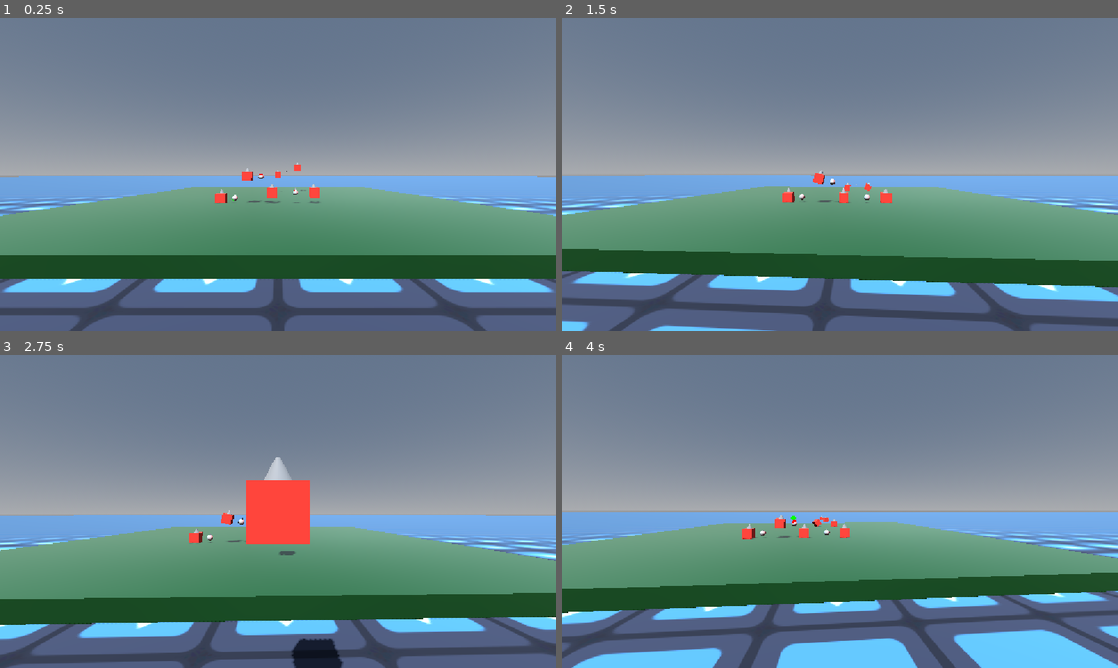
Above: before the commit, frames 1-4 (two rows, left to right).
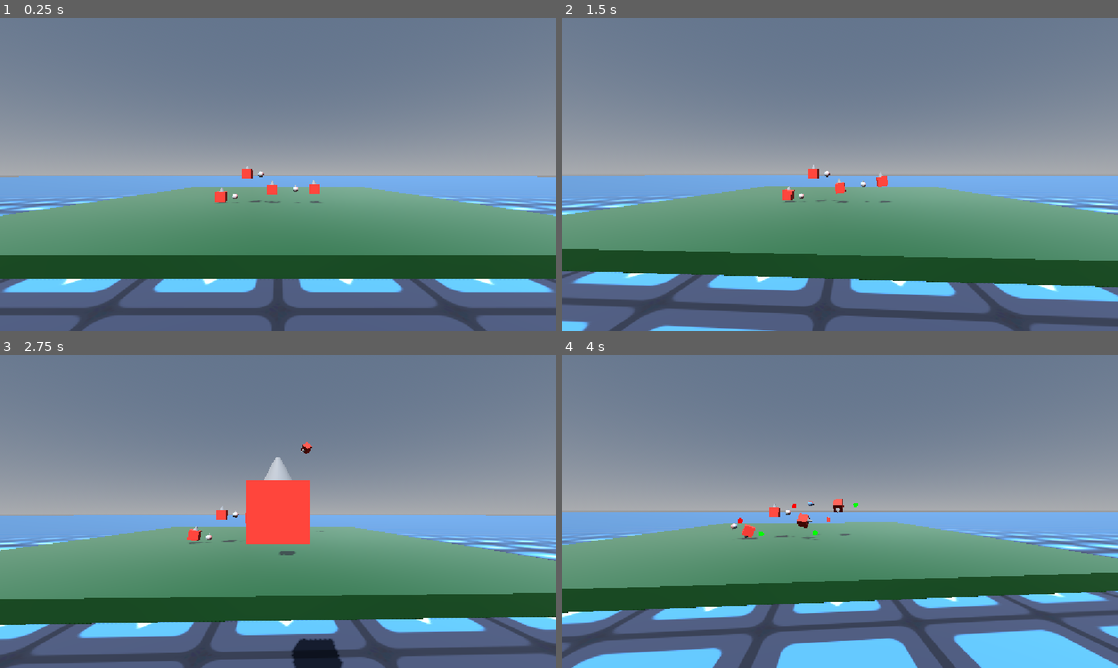
Above: after the commit, the same moments.

Repository: Deojee/new-betterer-hinges
Game: Godot game, scene res://scenes/world.tscn
Same seed, same stepped clock (60 frames per second), same inputs: the game is played once before the commit and once after it. The engine's default icon, where the game draws it, is replaced by a stand-in: a white triangle on a blue panel in a dark square.
Inputs (mouse positions are in pixels of both pictures, inside the frame that each line leads up to):
- Up to frame 1 (0.25 s): no input
- Up to frame 2 (1.5 s): move the mouse to (867, 174) at 0.52 s; hold Up (ui_up) from 0.53 s (still down); tap A (a) at 0.6 s; tap D (d) at 0.8, 1.35 s; move the mouse to (812, 174) at 1.27 s
- Up to frame 3 (2.75 s): keep holding Up (ui_up); tap E (e) at 1.55 s; move the mouse to (289, 505) at 2.02 s; hold E (e) from 2.03 s (still down); click (289, 505) at 2.3 s
- Up to frame 4 (4 s): keep holding Up (ui_up); move the mouse to (834, 517) at 2.77 s; release E (e) at 2.78 s; click (834, 517) at 2.85 s; tap Q (q) at 3.05 s; move the mouse to (878, 514) at 3.52 s; hold Q (q) from 3.53 s (still down); tap S (s) at 3.8 s

The runs differ from the first frame. In frame 1, 0.3% of the frame differs, in the area x 38-58%, y 46-60%; in frame 2, 0.6%; in frame 3, 0.3%; in frame 4, 0.7%, in the area x 30-54%, y 46-60%.

Commit message:
Revert "weird pin joint gook"
This reverts commit 3ef58aeb93c90df78a5bfaffd389a1761e7c3cf2.

Diff:
--- a/scenes/ik_testing_world.tscn
+++ b/scenes/ik_testing_world.tscn
@@ -168,7 +168,7 @@
 transform = Transform3D(1, 0, 0, 0, 1, 0, 0, 0, 1, 0, 2, 0)
 collision_layer = 5
 collision_mask = 10
-mass = 100.0
+mass = 10.0
 physics_material_override = SubResource("PhysicsMaterial_7wv7s")
 script = ExtResource("4_3u38t")
 
@@ -182,7 +182,7 @@
 transform = Transform3D(1, 0, 0, 0, -4.371139e-08, -1, 0, 1, -4.371139e-08, 0, 1, 0)
 nodeA = NodePath("..")
 nodeB = NodePath("../../firstSegment")
-maxMotorSpeedDegrees = 400.0
+maxMotorSpeedDegrees = 40.0
 
 [node name="firstSegment" type="RigidBody3D" parent="robotArm" unique_id=199678219]
 transform = Transform3D(1, 0, 0, 0, 1, 0, 0, 0, 1, 0, 4.5, 0)
@@ -201,7 +201,7 @@
 transform = Transform3D(-4.371139e-08, 0, 1, 0, 1, 0, -1, 0, -4.371139e-08, 0, 1.5, 0)
 nodeA = NodePath("..")
 nodeB = NodePath("../../secondSegment")
-maxMotorSpeedDegrees = 400.0
+maxMotorSpeedDegrees = 40.0
 
 [node name="secondSegment" type="RigidBody3D" parent="robotArm" unique_id=323371924]
 transform = Transform3D(1, 0, 0, 0, 1, 0, 0, 0, 1, 0, 10, 0)
@@ -221,7 +221,7 @@
 nodeA = NodePath("..")
 nodeB = NodePath("../../thirdSegment")
 targetAngleDegrees = 15.0
-maxMotorSpeedDegrees = 400.0
+maxMotorSpeedDegrees = 40.0
 
 [node name="thirdSegment" type="RigidBody3D" parent="robotArm" unique_id=1826504024]
 transform = Transform3D(1, 0, 0, 0, 1, 0, 0, 0, 1, 0, 17, 0)
@@ -241,7 +241,7 @@
 nodeA = NodePath("..")
 nodeB = NodePath("../../forthSegment")
 targetAngleDegrees = 15.0
-maxMotorSpeedDegrees = 400.0
+maxMotorSpeedDegrees = 40.0
 
 [node name="forthSegment" type="RigidBody3D" parent="robotArm" unique_id=2124565539]
 transform = Transform3D(1, 0, 0, 0, 1, 0, 0, 0, 1, 0, 23, 0)
--- a/scenes/world.tscn
+++ b/scenes/world.tscn
@@ -55,12 +55,6 @@
 metallic = 0.61
 roughness = 0.11
 
-[sub_resource type="CapsuleMesh" id="CapsuleMesh_7wv7s"]
-radius = 0.1
-height = 0.2
-radial_segments = 16
-rings = 4
-
 [node name="world" type="Node3D" unique_id=184105334]
 script = ExtResource("1_tlwt5")
 boxScene = ExtResource("2_aqk2v")
@@ -503,6 +497,8 @@
 
 [node name="box3" parent="otherBoxes" unique_id=268916370 instance=ExtResource("2_aqk2v")]
 transform = Transform3D(1, 0, 0, 0, 1, 0, 0, 0, 1, 3.2421622, 4.3782024, 30.752987)
+mass = 2000.0
+gravity_scale = 0.0
 
 [node name="newPinJoint" parent="otherBoxes/box3" unique_id=519761422 node_paths=PackedStringArray("nodeA", "nodeB") instance=ExtResource("7_i7141")]
 transform = Transform3D(1, 0, 0, 0, 1, 0, 0, 0, 1, -1.446312, 0, 0)
@@ -519,21 +515,3 @@
 
 [node name="box" parent="otherBoxes" unique_id=1023913780 instance=ExtResource("2_aqk2v")]
 transform = Transform3D(1, 0, 0, 0, 1, 0, 0, 0, 1, -3.7912197, 2.7443676, 30.752987)
-
-[node name="real pin boxes" type="Node3D" parent="otherBoxes" unique_id=700570119]
-
-[node name="box" parent="otherBoxes/real pin boxes" unique_id=1708299768 instance=ExtResource("2_aqk2v")]
-transform = Transform3D(1, 0, 0, 0, 1, 0, 0, 0, 1, 0, 4.5265465, 44.772293)
-
-[node name="PinJoint3D" type="PinJoint3D" parent="otherBoxes/real pin boxes/box" unique_id=655985329]
-transform = Transform3D(1, 0, 0, 0, 1, 0, 0, 0, 1, -1.4573206, 0.7116661, 0)
-node_a = NodePath("..")
-node_b = NodePath("../../box2")
-
-[node name="Marker3D" type="Marker3D" parent="otherBoxes/real pin boxes/box/PinJoint3D" unique_id=1320180631]
-
-[node name="CSGMesh3D" type="CSGMesh3D" parent="otherBoxes/real pin boxes/box/PinJoint3D/Marker3D" unique_id=1427177019]
-mesh = SubResource("CapsuleMesh_7wv7s")
-
-[node name="box2" parent="otherBoxes/real pin boxes" unique_id=1773924363 instance=ExtResource("2_aqk2v")]
-transform = Transform3D(1, 0, 0, 0, 1, 0, 0, 0, 1, -3.4036894, 5.79478, 44.772293)
--- a/scripts/IKLimb.gd
+++ b/scripts/IKLimb.gd
@@ -11,9 +11,6 @@
 func _physics_process(delta: float) -> void:
 
 	#$testingGuy.global_transform = $testingGuy.global_transform.rotated_local(Vector3.FORWARD,0.02)
-
-	if Input.is_action_pressed("mouseLeft"):
-		return
 
 	var chain : Array[HingePlus] = []
 
--- a/scripts/PinJointPlus.gd
+++ b/scripts/PinJointPlus.gd
@@ -112,7 +112,7 @@
 	MP.mark(objectBPoint.origin,0.5,Color.GREEN)
 
 
-	for i in 1:
+	for i in 5:
 		update(1.0)
 		pass
 
@@ -120,8 +120,7 @@
 
 
 func update(del):
-
-	#alignToAxis(del)
+	alignToAxis(del)
 
 	showMiddle(del)
 
@@ -175,6 +174,18 @@
 
 
 
+func getAngle():
+
+	var objectAPoint = nodeA.global_transform * offsetA.affine_inverse()
+	var objectBPoint = nodeB.global_transform * offsetB.affine_inverse()
+
+	var angleY = objectAPoint.basis.y.angle_to(objectBPoint.basis.y)
+	var angleX = objectAPoint.basis.x.angle_to(objectBPoint.basis.y)
+
+	if angleX > PI/2.0:
+		return 2.0 * PI - angleY
+	else:
+		return angleY
 
 
 func getAPortion(del):
@@ -186,9 +197,6 @@
 	#	return 0.0
 	return (nodeA.mass / (nodeA.mass + nodeB.mass)) * del
 
-var aVel : Vector3
-var bVel : Vector3
-
 func showMiddle(del):
 
 	var objectAPoint = nodeA.global_transform * offsetA.affine_inverse()
@@ -207,21 +215,10 @@
 
 	var aTarget = -(objectAPoint.origin - middle.origin) * TPS
 	var bTarget = -(objectBPoint.origin - middle.origin) * TPS
-
-	apply_force_from_pos(nodeA,objectAPoint.origin,aTarget * getAPortion(del))
-	apply_force_from_pos(nodeB,objectBPoint.origin,bTarget * getBPortion(del))
-
-	#apply_force_from_pos(nodeB,objectAPoint.origin,-aTarget * getAPortion(del))
-	#apply_force_from_pos(nodeA,objectBPoint.origin,-bTarget * getBPortion(del))
-
-	return
 	var aTargetDir = aTarget.normalized()
 	var bTargetDir = bTarget.normalized()
 
 
-	nodeA.linear_velocity -= aVel
-	nodeB.linear_velocity -= bVel
-
 	var aDif = aTarget - nodeA.linear_velocity
 	var bDif = bTarget - nodeB.linear_velocity
 
@@ -229,19 +226,8 @@
 
 	var divisor = 2.0
 
-	aVel = (aDif) * getAPortion(del) - (bDif) * getBPortion(del)
-	bVel = -(aDif) * getAPortion(del) + (bDif) * getBPortion(del)
-
-	nodeA.linear_velocity += aVel
-	nodeB.linear_velocity += bVel
-
-
-
-
-
-func apply_force_from_pos(body : PhysicsBody3D, globForcePos,globForce):
-	body.linear_velocity += globForce
-	var bodyCenterOfMass = body.global_position
-	if body is RigidBody3D:
-		bodyCenterOfMass = body.global_transform * body.center_of_mass
-	body.angular_velocity += (globForcePos - bodyCenterOfMass).cross(globForce);
+	nodeA.linear_velocity += (aDif) * getAPortion(del)
+	nodeB.linear_velocity -= (aDif) * getBPortion(del)
+
+	nodeA.linear_velocity -= (bDif) * getAPortion(del)
+	nodeB.linear_velocity += (bDif) * getBPortion(del)
